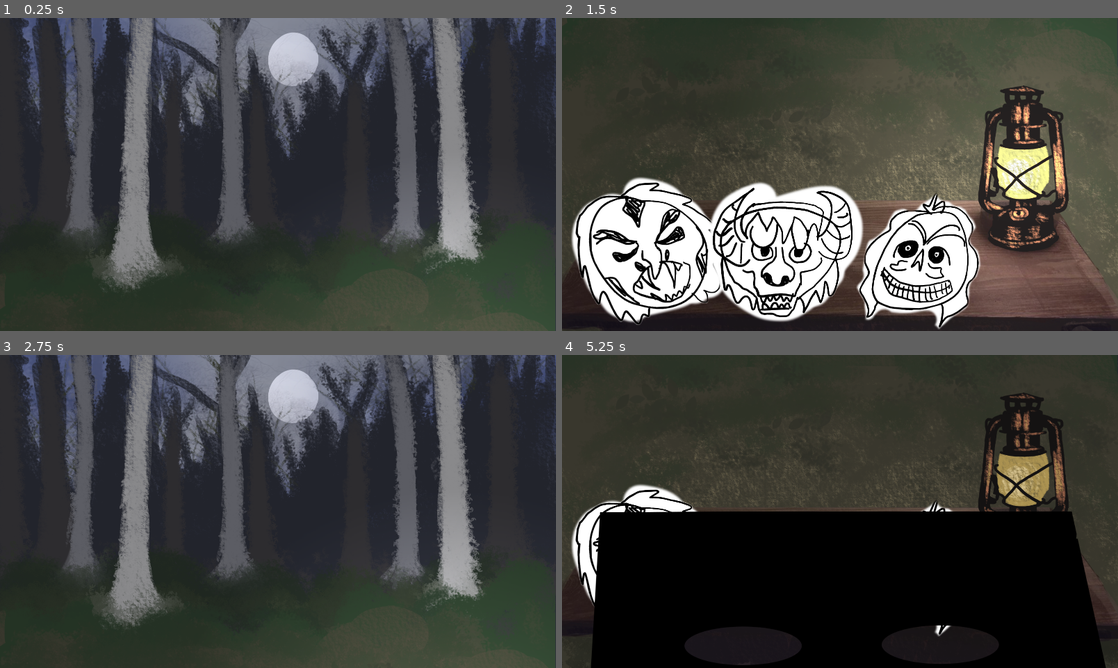
Above: before the commit, frames 1-4 (two rows, left to right).
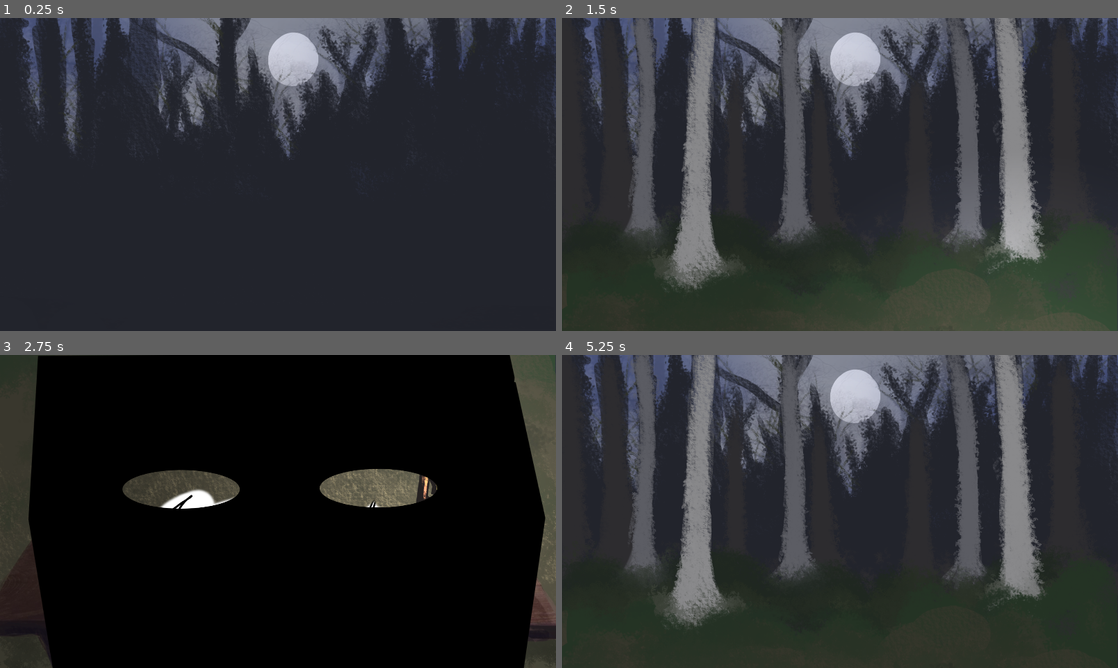
Above: after the commit, the same moments.

Repository: serrureriehurluberlesque/GGJ2026
Game: Godot game, scene res://scenes/main/main.tscn
Same seed, same stepped clock (60 frames per second), same inputs: the game is played once before the commit and once after it. The engine's default icon, where the game draws it, is replaced by a stand-in: a white triangle on a blue panel in a dark square.
Inputs (mouse positions are in pixels of both pictures, inside the frame that each line leads up to):
- Up to frame 1 (0.25 s): no input
- Up to frame 2 (1.5 s): tap Enter at 0.5 s; move the mouse to (962, 158) at 0.52 s; hold Up (ui_up) 0.53-1.28 s; hold E (activate) 0.53-1.28 s; click (962, 158) at 0.67 s; tap Space at 1.25 s; move the mouse to (728, 190) at 1.27 s; hold Down (ui_down) from 1.28 s (still down); click (728, 190) at 1.35 s
- Up to frame 3 (2.75 s): move the mouse to (88, 558) at 2.02 s; release Down (ui_down) at 2.03 s; hold Up (ui_up) from 2.03 s (still down); hold E (activate) from 2.03 s (still down); click (88, 558) at 2.17 s
- Up to frame 4 (5.25 s): tap Enter at 2.75 s; move the mouse to (812, 574) at 2.77 s; release E (activate) at 2.78 s; click (812, 574) at 2.85 s; move the mouse to (1006, 558) at 3.52 s; release Up (ui_up) at 3.53 s; hold E (activate) 3.53-4.28 s; hold Down (ui_down) from 3.53 s (still down); move the mouse to (784, 558) at 4.27 s; click (784, 558) at 4.35 s; tap Space at 5 s; move the mouse to (917, 567) at 5.02 s; hold E (activate) from 5.03 s (still down); click (917, 567) at 5.17 s

The runs differ from the first frame. In frame 1, 29% of the frame differs, in the area x 7-100%, y 0-100%; in frame 2, 81%; in frame 3, 93%, in the area x 0-100%, y 0-100%; in frame 4, 76%.

Commit message:
add main intro

Diff:
--- a/ggj2026/scenes/main/main.gd
+++ b/ggj2026/scenes/main/main.gd
@@ -16,17 +16,33 @@
 var mask_on = 0
 var knsea = true
 var is_tweening = false
+var introed = false
 
 func _ready() -> void:
 	if DEBUG:
 		Engine.time_scale = 2.0
+	$Monsters.debug = DEBUG
 
 	$Camera/TransTimer.wait_time = TRANS_TIME
 	$Camera/MaskOn.position = Vector2(0.0, HEIGHT)
-	$Monsters.debug = DEBUG
+
+func intro() -> void:
+	$menu_25.hide()
+	$PointLight2D.enabled = true
+	await get_tree().create_timer(2.0).timeout
+	camera_trans(CAMERA_DOWN)
+	await $Camera/TransTimer.timeout
+	await get_tree().create_timer(2.0).timeout
+	camera_trans(CAMERA_UP)
+	await $Camera/TransTimer.timeout
+	introed = true
 	$Monsters.start()
 
 func _input(event):
+	if not introed:
+		if event.is_pressed():
+			intro()
+		return
 	if camera_pos == "up":
 		if event.is_action_pressed("ui_down"):
 			camera_trans(CAMERA_DOWN)
--- a/ggj2026/scenes/main/main.tscn
+++ b/ggj2026/scenes/main/main.tscn
@@ -161,8 +161,16 @@
 [node name="PointLight2D" type="PointLight2D" parent="." unique_id=1276321656]
 position = Vector2(1576, 1506.9999)
 scale = Vector2(8.246094, 8.246094)
+enabled = false
 texture = ExtResource("13_th5th")
 script = ExtResource("14_7smn1")
+
+[node name="menu_25" type="TextureRect" parent="." unique_id=2035129078]
+unique_name_in_owner = true
+z_index = 25
+offset_right = 1920.0
+offset_bottom = 2160.0
+texture = ExtResource("2_ow5a4")
 
 [connection signal="mask_chosen" from="Masks/mask_3" to="." method="_on_mask_chosen"]
 [connection signal="mask_chosen" from="Masks/mask_2" to="." method="_on_mask_chosen"]
Not shown: 1 places in ggj2026/scenes/main/main.tscn that only renumber resources
